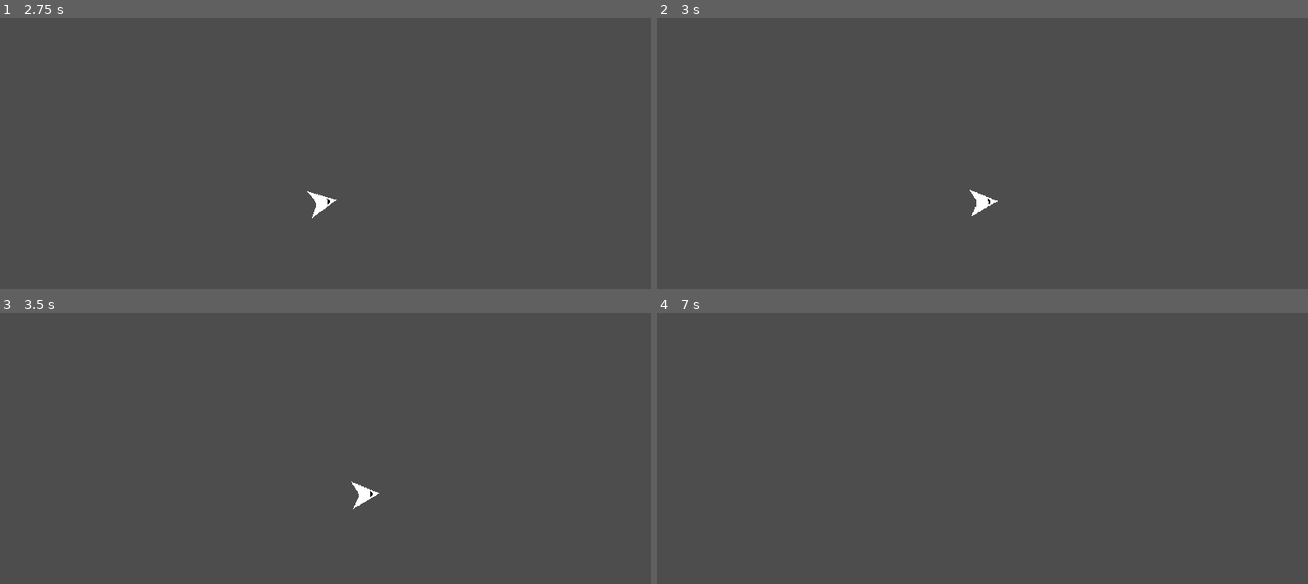
Above: before the commit, frames 1-4 (two rows, left to right).
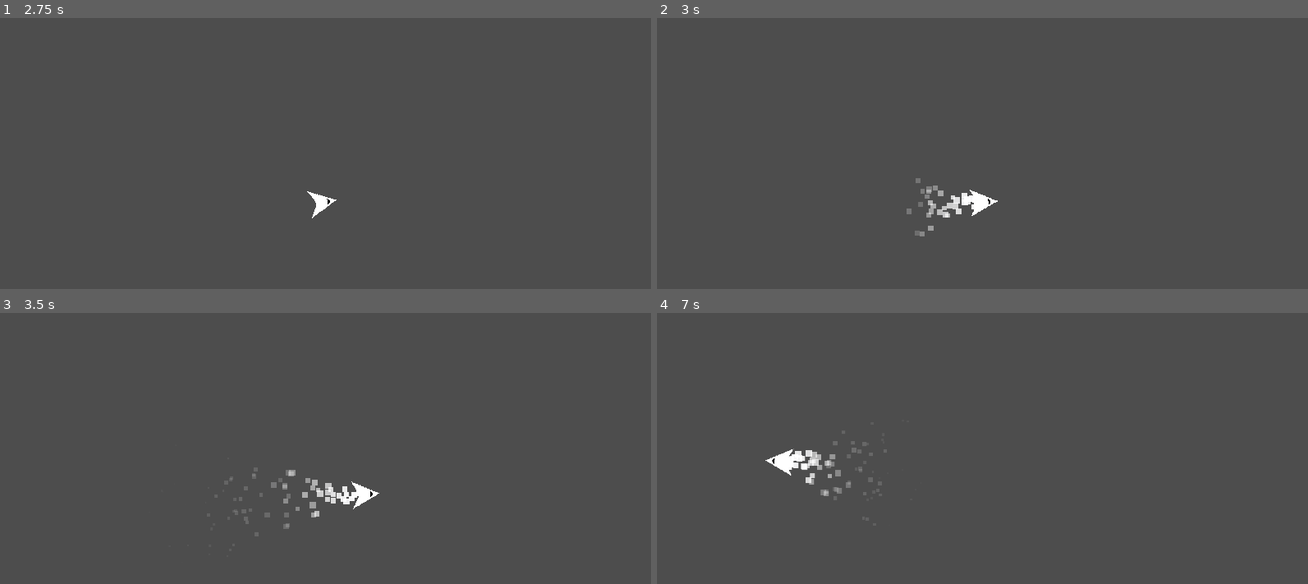
Above: after the commit, the same moments.

Repository: JustinRyanH/1bit_space
Game: Godot game, scene res://scenes/demo.tscn
The game is run twice, just before and just after one commit, with the same random seed, the same clock (stepped at 60 frames per second) and the same inputs.
Inputs:
- Up to frame 1 (2.75 s): tap Enter at 0.5, 2 s; hold D (Rotate Right) 0.53-1.28 s; tap Space at 1.25 s; hold A (Rotate Left) 1.28-2.03 s; hold D (Rotate Right) from 2.03 s (still down)
- Up to frame 2 (3 s): tap Space at 2.75 s; release D (Rotate Right) at 2.78 s; hold W (Accelerate) from 2.78 s (still down)
- Up to frame 3 (3.5 s): keep holding W (Accelerate)
- Up to frame 4 (7 s): release W (Accelerate) at 3.53 s; hold A (Rotate Left) 3.53-5.78 s; hold D (Rotate Right) 5.78-6.53 s; hold W (Accelerate) from 6.53 s (still down)

Frame 1 is identical in both runs. In frame 2, 0.4% of the frame differs, in the area x 38-50%, y 59-81%; in frame 3, 0.6%; in frame 4, 0.7%, in the area x 16-34%, y 47-69%.

Commit message:
add projectile item

Diff:
--- a/actors/ship_actor.gd
+++ b/actors/ship_actor.gd
@@ -4,3 +4,7 @@
 @export var forward_throttle: float
 @export var rotation_throttle: float
 @export var configuration: ShipConfiguration
+
+
+func wrap_to(new_location: Vector2):
+	global_position = new_location
--- /dev/null
+++ b/components/ship_vfx.gd
@@ -0,0 +1,15 @@
+class_name ShipVFX
+extends Node
+
+@export var ship_actor: ShipActor
+@export var rear_engine: GPUParticles2D
+
+
+func _ready():
+	rear_engine.emitting = false
+
+func _process(_delta: float):
+	if ship_actor.forward_throttle > 0.0:
+		rear_engine.emitting = true
+	else:
+		rear_engine.emitting = false
--- /dev/null
+++ b/resources/projectile_bus.gd
@@ -0,0 +1,4 @@
+class_name ProjectileBus
+extends Resource
+
+signal create_projectile(scene: PackedScene, global_position: Vector2, direction: float)
--- /dev/null
+++ b/resources/projectile_bus.tres
@@ -0,0 +1,6 @@
+[gd_resource type="Resource" script_class="ProjectileBus" load_steps=2 format=3 uid="uid://bpq6y2sq8cpi"]
+
+[ext_resource type="Script" path="res://resources/projectile_bus.gd" id="1_hfnp2"]
+
+[resource]
+script = ExtResource("1_hfnp2")
--- a/scenes/demo.tscn
+++ b/scenes/demo.tscn
@@ -1,6 +1,9 @@
-[gd_scene load_steps=3 format=3 uid="uid://chxlq200i23oc"]
+[gd_scene load_steps=6 format=3 uid="uid://chxlq200i23oc"]
 
 [ext_resource type="PackedScene" uid="uid://dkd8g3c3w5l2x" path="res://scenes/ship.tscn" id="1_fdexu"]
+[ext_resource type="Script" path="res://systems/world_wrap.gd" id="2_6lyyr"]
+[ext_resource type="Script" path="res://systems/ProjectileManager.gd" id="2_61gvv"]
+[ext_resource type="Resource" uid="uid://bpq6y2sq8cpi" path="res://resources/projectile_bus.tres" id="3_coy3l"]
 
 [sub_resource type="RectangleShape2D" id="RectangleShape2D_16c3m"]
 
@@ -9,11 +12,20 @@
 [node name="Ship" parent="." instance=ExtResource("1_fdexu")]
 position = Vector2(2.08165e-12, 2.08165e-12)
 
-[node name="World" type="Node2D" parent="."]
+[node name="ProjectileManager" type="Node2D" parent="."]
+script = ExtResource("2_61gvv")
+projectile_bus = ExtResource("3_coy3l")
 
-[node name="Camera2D" type="Camera2D" parent="World"]
+[node name="WorldWrap" type="Node2D" parent="." node_paths=PackedStringArray("camera", "bounds")]
+script = ExtResource("2_6lyyr")
+camera = NodePath("Camera2D")
+bounds = NodePath("WorldBoundaries/CollisionShape2D")
 
-[node name="WorldBoundaries" type="Area2D" parent="World"]
+[node name="Camera2D" type="Camera2D" parent="WorldWrap"]
 
-[node name="CollisionShape2D" type="CollisionShape2D" parent="World/WorldBoundaries"]
+[node name="WorldBoundaries" type="Area2D" parent="WorldWrap"]
+
+[node name="CollisionShape2D" type="CollisionShape2D" parent="WorldWrap/WorldBoundaries"]
 shape = SubResource("RectangleShape2D_16c3m")
+
+[connection signal="body_exited" from="WorldWrap/WorldBoundaries" to="WorldWrap" method="_on_world_boundaries_body_exited"]
--- a/scenes/ship.tscn
+++ b/scenes/ship.tscn
@@ -1,10 +1,11 @@
-[gd_scene load_steps=7 format=3 uid="uid://dkd8g3c3w5l2x"]
+[gd_scene load_steps=13 format=3 uid="uid://dkd8g3c3w5l2x"]
 
 [ext_resource type="Script" path="res://actors/ship_actor.gd" id="1_5f13i"]
 [ext_resource type="Texture2D" uid="uid://ccj5ltbklvrw1" path="res://assets/base_ship.png" id="1_gvb2k"]
 [ext_resource type="Script" path="res://resources/ship_configuration.gd" id="2_7yymh"]
 [ext_resource type="Script" path="res://components/ship_player_input.gd" id="3_vfexh"]
 [ext_resource type="Script" path="res://components/ship_movement.gd" id="4_che7p"]
+[ext_resource type="Script" path="res://components/ship_vfx.gd" id="6_rjmlq"]
 
 [sub_resource type="Resource" id="Resource_3bhdd"]
 script = ExtResource("2_7yymh")
@@ -12,9 +13,43 @@
 impulse_power = 300.0
 max_speed = 1000.0
 
+[sub_resource type="Curve" id="Curve_kw3ft"]
+_data = [Vector2(0, 1), 0.0, 0.0, 0, 0, Vector2(0.456954, 0.151215), 0.0, 0.0, 0, 0, Vector2(1, 0), 0.0, 0.0, 0, 0]
+point_count = 3
+
+[sub_resource type="CurveTexture" id="CurveTexture_qu6hn"]
+curve = SubResource("Curve_kw3ft")
+
+[sub_resource type="Curve" id="Curve_2iooi"]
+_data = [Vector2(0, 1), 0.0, 0.0, 0, 0, Vector2(1, 0), -1.58242, 0.0, 0, 0]
+point_count = 2
+
+[sub_resource type="CurveTexture" id="CurveTexture_csier"]
+curve = SubResource("Curve_2iooi")
+
+[sub_resource type="ParticleProcessMaterial" id="ParticleProcessMaterial_s4y78"]
+particle_flag_disable_z = true
+emission_shape = 1
+emission_sphere_radius = 4.0
+direction = Vector3(2.08165e-12, 1, 2.08165e-12)
+spread = 25.0
+initial_velocity_min = 500.0
+initial_velocity_max = 750.0
+gravity = Vector3(2.08165e-12, 2.08165e-12, 2.08165e-12)
+scale_min = 8.0
+scale_max = 12.0
+scale_curve = SubResource("CurveTexture_csier")
+alpha_curve = SubResource("CurveTexture_qu6hn")
+
 [node name="Ship" type="CharacterBody2D"]
 script = ExtResource("1_5f13i")
 configuration = SubResource("Resource_3bhdd")
+
+[node name="EngineParticles" type="GPUParticles2D" parent="."]
+emitting = false
+amount = 90
+process_material = SubResource("ParticleProcessMaterial_s4y78")
+lifetime = 0.5
 
 [node name="Sprite2D" type="Sprite2D" parent="."]
 texture = ExtResource("1_gvb2k")
@@ -29,3 +64,8 @@
 [node name="ShipMovement" type="Node" parent="." node_paths=PackedStringArray("ship_actor")]
 script = ExtResource("4_che7p")
 ship_actor = NodePath("..")
+
+[node name="ShipVFX" type="Node" parent="." node_paths=PackedStringArray("ship_actor", "rear_engine")]
+script = ExtResource("6_rjmlq")
+ship_actor = NodePath("..")
+rear_engine = NodePath("../EngineParticles")
--- /dev/null
+++ b/systems/ProjectileManager.gd
@@ -0,0 +1,12 @@
+extends Node2D
+
+@export var projectile_bus: ProjectileBus
+
+
+func _ready():
+	projectile_bus.create_projectile.connect(spawn_projectile)
+
+func spawn_projectile(scene: PackedScene, position: Vector2, rotation: float):
+	var projectile: Node2D = scene.instantiate() as Node2D
+	projectile.global_position = position
+	projectile.rotation = rotation
--- /dev/null
+++ b/systems/world_wrap.gd
@@ -0,0 +1,48 @@
+class_name WorldWrap
+extends Node2D
+
+@export var camera: Camera2D
+@export var bounds: CollisionShape2D
+
+var start: Vector2
+var end: Vector2
+
+
+func _ready():
+	_setup_bounds_to_be_camera()
+
+func _setup_bounds_to_be_camera():
+	var camera_transform = camera.get_canvas_transform()
+	var origin = camera.get_screen_center_position()
+	var camera_size = camera.get_viewport_rect().size / camera.scale
+	var transform_invert = camera_transform.affine_inverse()
+
+	start = transform_invert * Vector2(0, 0)
+	end = transform_invert * camera_size
+
+	var shape = RectangleShape2D.new()
+	shape.size = end * 2.0
+	bounds.shape = shape
+
+
+func _on_world_boundaries_body_exited(body):
+	if body.has_method("wrap_to"):
+		var body_position = body.global_position
+		var new_x = wrap_x(body_position.x)
+		var new_y = wrap_y(body_position.y)
+		body.wrap_to(Vector2(new_x, new_y))
+
+
+func wrap_x(x: float):
+	if x < start.x:
+		return end.x
+	if x > end.x:
+		return start.x
+	return x
+
+func wrap_y(y: float):
+	if y < start.y:
+		return end.y
+	if y > end.y:
+		return start.y
+	return y
